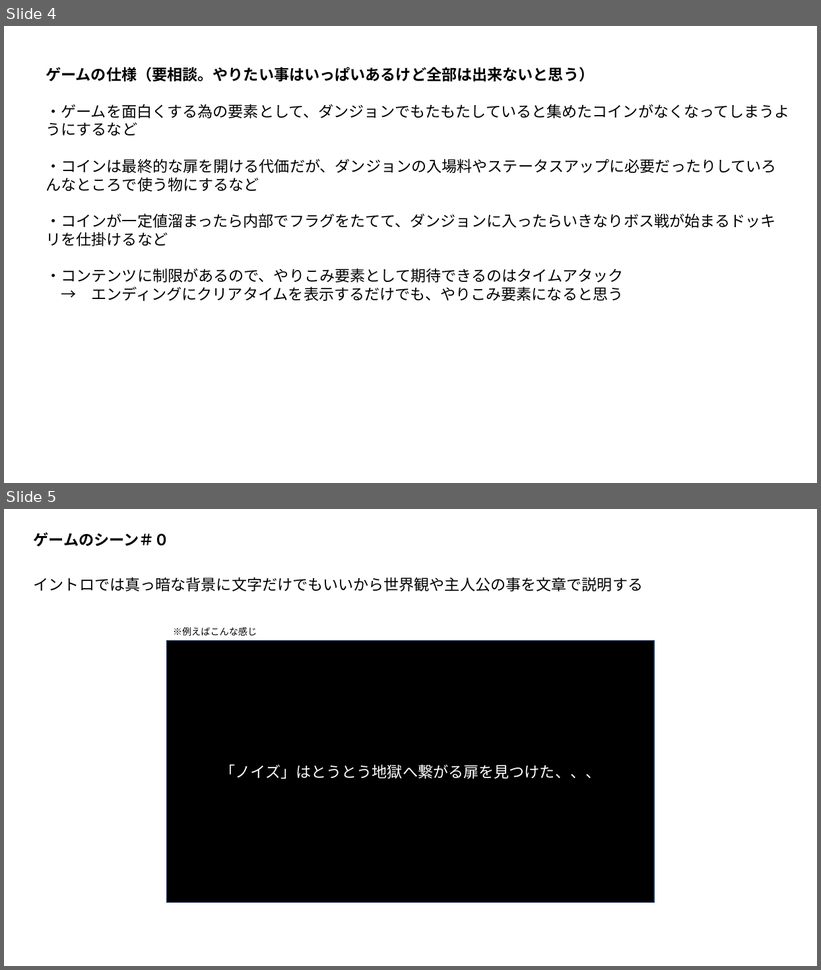
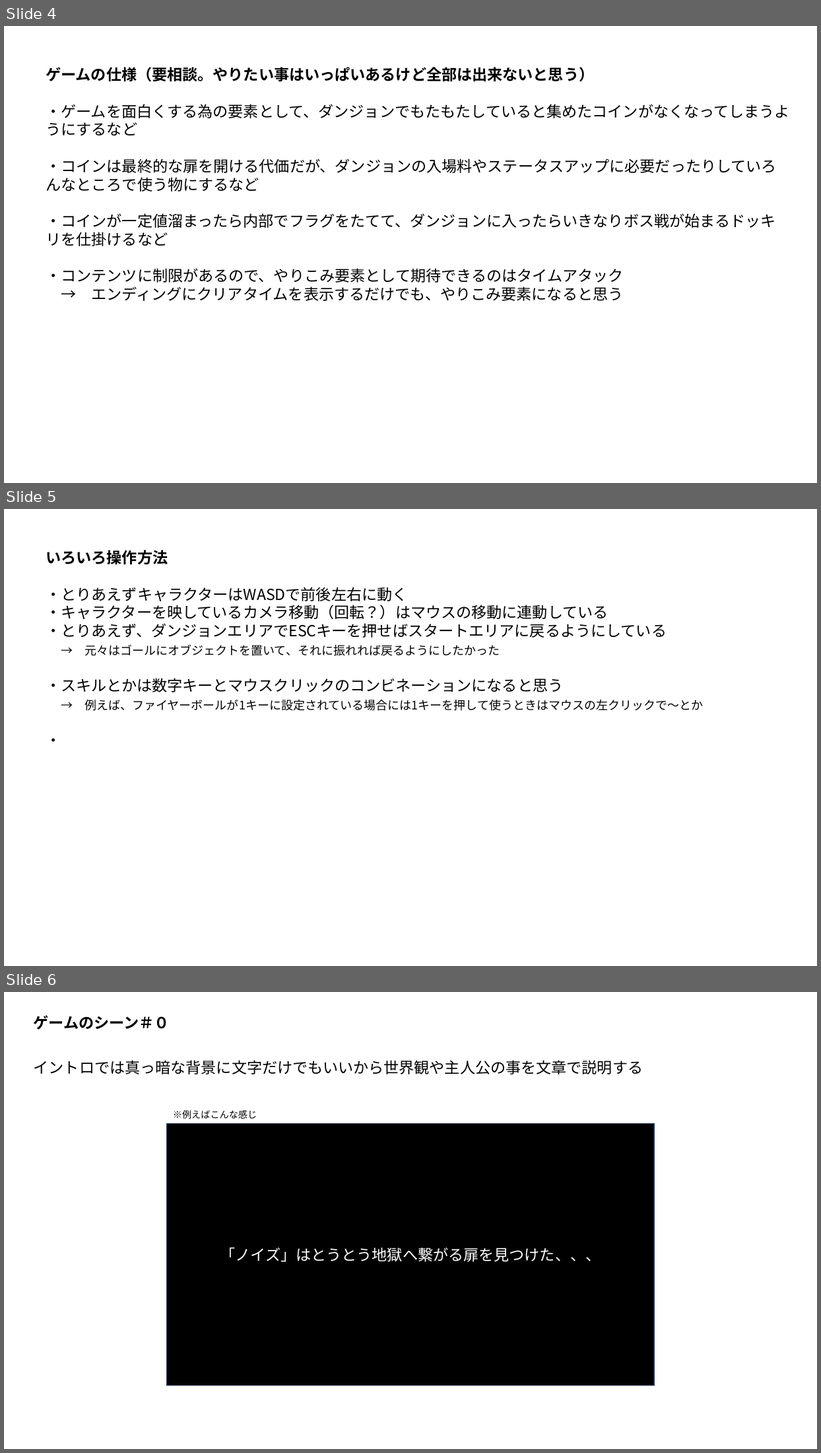
Before and after one commit to Wonchul-Jung88/Indie_Game_Challenge, a slide deck: Indie Game Challenge/Assets/Document/開発資料.pptx. Shown one above the other, each under a label of ours: slides 4 and 5 before the commit, slides 4, 5 and 6 after it. The pictures are 821x970 and 821x1453 pixels, drawn with LibreOffice and Linux fonts; fonts in the diff are those of the drawing. Boxes give left, top, right and bottom in pixels: in the first picture for what was removed or moved away, otherwise in the second. Text is boxed around its words. In the diff, an @@ line names an element or a change of style, - is before the commit and + after.

```diff
--- a/Indie Game Challenge/Assets/Document/開発資料.pptx
+++ b/Indie Game Challenge/Assets/Document/開発資料.pptx
@@ slide 5 added at (4,509,817,966), background #FFFFFF @@
@@ text added at (46,550,703,711), 18 pt, text #000000 @@
+いろいろ操作方法
+・とりあえずキャラクターはWASDで前後左右に動く
+・キャラクターを映しているカメラ移動（回転？）はマウスの移動に連動している
+・とりあえず、ダンジョンエリアでESCキーを押せばスタートエリアに戻るようにしている
+→ 元々はゴールにオブジェクトを置いて、それに振れれば戻るようにしたかった
+・スキルとかは数字キーとマウスクリックのコンビネーションになると思う
+→ 例えば、ファイヤーボールが1キーに設定されている場合には1キーを押して使うときはマウスの左クリックで～とか
+・
@@ what was slide 5 is now slide 6 @@
```
Also in this commit, not shown: 3 slides removed, 4 other files.
